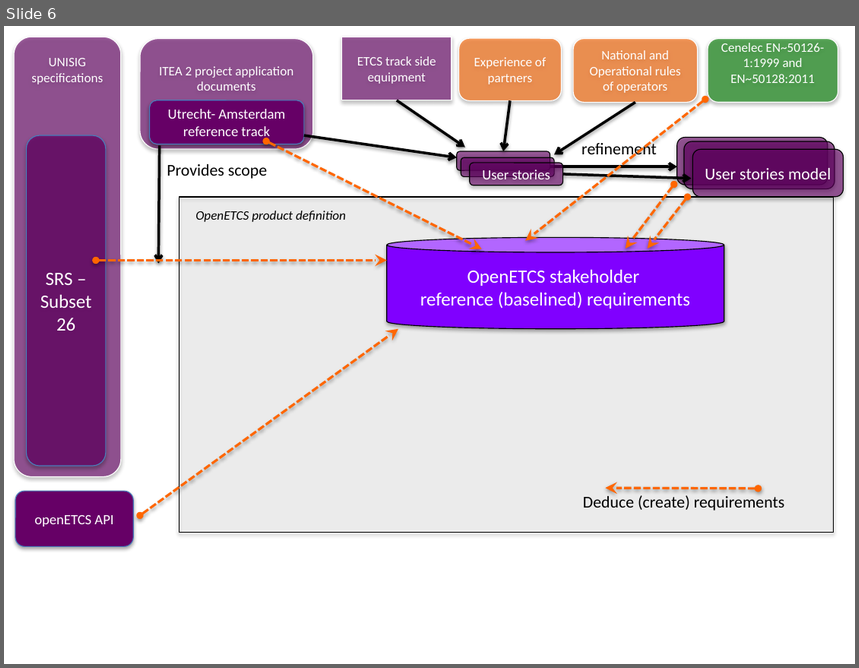
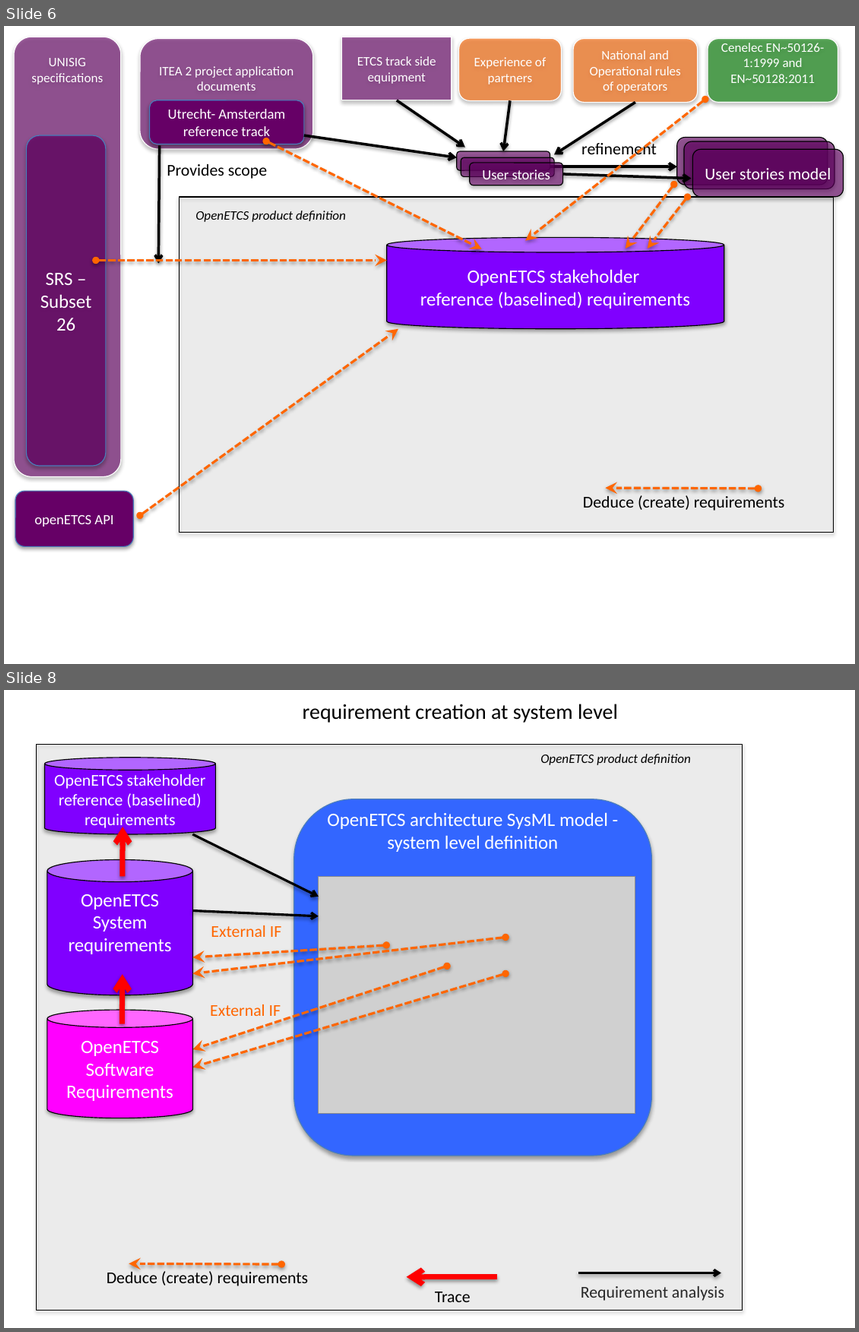
Before and after one commit to openETCS/toolchain, a slide deck: T7.3/TraceabilityArchitecture/images/2015-11-01 openETCS traceability_Figures.pptx. Shown one above the other, each under a label of ours: slide 6 before the commit, slides 6 and 8 after it; the slides between them are not shown. The pictures are 859x668 and 859x1332 pixels, drawn with LibreOffice and Linux fonts; fonts in the diff are those of the drawing; grey boxes stand for pictures. Boxes give left, top, right and bottom in pixels: in the first picture for what was removed or moved away, otherwise in the second. Text is boxed around its words. In the diff, an @@ line names an element or a change of style, - is before the commit and + after.

```diff
--- a/T7.3/TraceabilityArchitecture/images/2015-11-01 openETCS traceability_Figures.pptx
+++ b/T7.3/TraceabilityArchitecture/images/2015-11-01 openETCS traceability_Figures.pptx
@@ slide 8 added at box(4, 690, 855, 1328), background #FFFFFF @@
@@ text added at box(303, 704, 618, 723), 18 pt, text #000000 @@
+requirement creation at system level
@@ group added at box(37, 745, 742, 1312): 6 arrows, 5 texts, 5 double arrows, 3 cylinders, 1 rectangle, 1 rounded rectangle, 1 picture @@
+OpenETCS architecture SysML model - system level definition
+OpenETCS System requirements
+OpenETCS product definition
+External IF
+External IF
+Deduce (create) requirements
+OpenETCS Software
+Requirements
+OpenETCS stakeholder
+reference (baselined) requirements
+Trace
@@ text added at box(581, 1287, 724, 1301), 14 pt, text #000000 @@
+Requirement analysis
```
Also in this commit, not shown: 1 slide changed, 2 other slides added, 11 other files.
